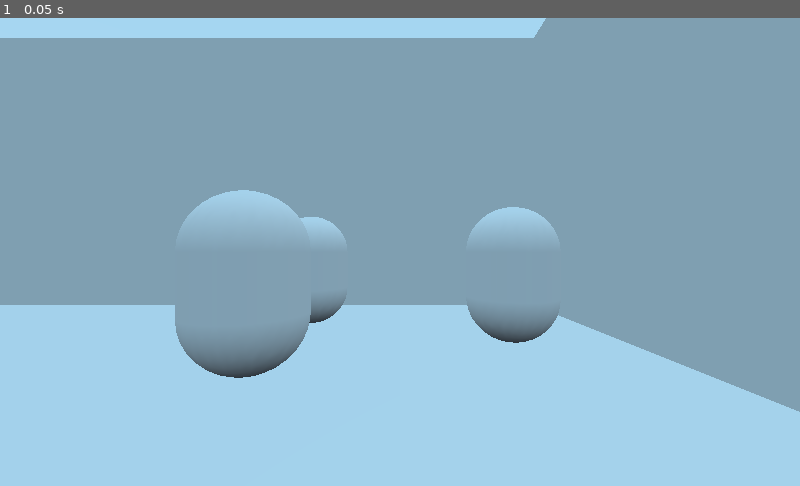
Above: before the commit, frame 1.
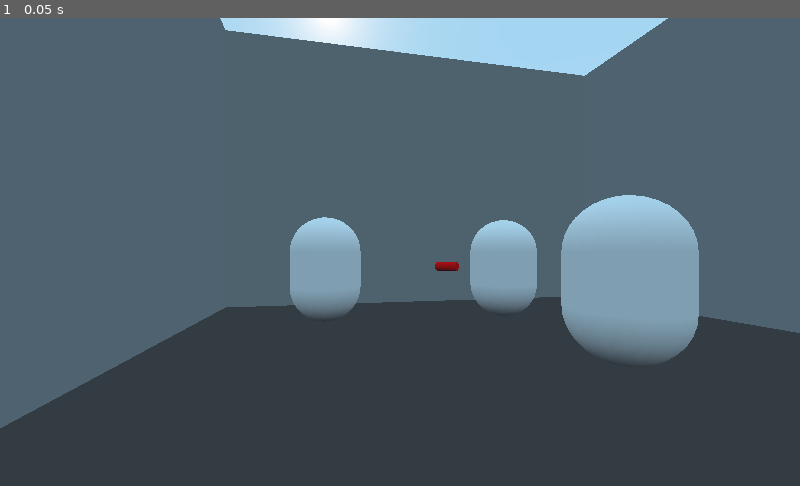
Above: after the commit, the same moment.

Repository: cullumi/One-Second-Speedster
Game: Godot game, scene res://Level 2/Level 2.tscn
Same seed, same stepped clock (60 frames per second), same inputs: the game is played once before the commit and once after it. This scene is started directly instead of the project's main scene.
Inputs:
- Up to frame 1 (0.05 s): no input

The runs differ from the first frame. In frame 1, 92% of the frame differs, in the area x 0-100%, y 0-100%.

Commit message:
Changes to Level 2 and 3
+ color changes to Level 2
+ Floating Bullet in Level 2
+ Added Landing Pad to Level 3
+ Removed Civilian in Danger from Level 3

Diff:
--- a/Level 2/Level 2.tscn
+++ b/Level 2/Level 2.tscn
@@ -1,6 +1,11 @@
-[gd_scene load_steps=7 format=2]
+[gd_scene load_steps=15 format=2]
+
+[ext_resource path="res://default_env.tres" type="Environment" id=1]
 
 [sub_resource type="PlaneMesh" id=1]
+
+[sub_resource type="SpatialMaterial" id=10]
+albedo_color = Color( 0.317647, 0.270588, 0.270588, 1 )
 
 [sub_resource type="ConcavePolygonShape" id=2]
 data = PoolVector3Array( 1, 0, 1, -1, 0, 1, 1, 0, -1, -1, 0, 1, -1, 0, -1, 1, 0, -1 )
@@ -15,12 +20,33 @@
 [sub_resource type="CubeMesh" id=6]
 size = Vector3( 5, 10, 20 )
 
+[sub_resource type="SpatialMaterial" id=12]
+albedo_color = Color( 0.623529, 0.623529, 0.623529, 1 )
+
+[sub_resource type="SpatialMaterial" id=11]
+albedo_color = Color( 0.623529, 0.623529, 0.623529, 1 )
+
+[sub_resource type="SpatialMaterial" id=13]
+albedo_color = Color( 0.623529, 0.623529, 0.623529, 1 )
+
+[sub_resource type="CylinderShape" id=7]
+radius = 0.1
+height = 0.5
+
+[sub_resource type="CylinderMesh" id=8]
+top_radius = 0.1
+bottom_radius = 0.1
+height = 0.5
+
+[sub_resource type="SpatialMaterial" id=9]
+albedo_color = Color( 1, 0, 0, 1 )
+
 [node name="Spatial" type="Spatial"]
 
 [node name="Ground" type="MeshInstance" parent="."]
 transform = Transform( 12.5, 0, 0, 0, 10, 0, 0, 0, 12.5, 2.5, 0, 2.5 )
 mesh = SubResource( 1 )
-material/0 = null
+material/0 = SubResource( 10 )
 
 [node name="StaticBody" type="StaticBody" parent="Ground"]
 
@@ -28,10 +54,11 @@
 shape = SubResource( 2 )
 
 [node name="Camera" type="Camera" parent="."]
-transform = Transform( -4.37114e-008, 0, 1, 0, 1, 0, -1, 0, -4.37114e-008, 7.5, 2, 0 )
+transform = Transform( 0.978148, 0, -0.207912, 0, 1, 0, 0.207912, 0, 0.978148, -1.35521, 2, 8.09643 )
+environment = ExtResource( 1 )
 
 [node name="Gunman" type="RigidBody" parent="."]
-transform = Transform( 1, 0, 0, 0, -4.37114e-008, -1, 0, 1, -4.37114e-008, -2, 1.5, 2.5 )
+transform = Transform( 1, 0, 0, 0, -4.37114e-008, -1, 0, 1, -4.37114e-008, 3.78397, 1.5, 3.09565 )
 
 [node name="CollisionShape" type="CollisionShape" parent="Gunman"]
 shape = SubResource( 3 )
@@ -41,7 +68,7 @@
 material/0 = null
 
 [node name="Gunman2" type="RigidBody" parent="."]
-transform = Transform( 1, 0, 0, 0, -4.37114e-008, -1, 0, 1, -4.37114e-008, 2, 1.5, 2.5 )
+transform = Transform( 1, 0, 0, 0, -4.37114e-008, -1, 0, 1, -4.37114e-008, 4.012, 1.5, -1.55336 )
 
 [node name="CollisionShape" type="CollisionShape" parent="Gunman2"]
 shape = SubResource( 3 )
@@ -51,7 +78,7 @@
 material/0 = null
 
 [node name="Civilian" type="RigidBody" parent="."]
-transform = Transform( 1, 0, 0, 0, -4.37114e-008, -1, 0, 1, -4.37114e-008, 0, 1.5, -2.5 )
+transform = Transform( 1, 0, 0, 0, -4.37114e-008, -1, 0, 1, -4.37114e-008, -1.44227, 1.5, -1.84074 )
 
 [node name="CollisionShape" type="CollisionShape" parent="Civilian"]
 shape = SubResource( 3 )
@@ -68,7 +95,7 @@
 
 [node name="MeshInstance" type="MeshInstance" parent="StaticBody"]
 mesh = SubResource( 6 )
-material/0 = null
+material/0 = SubResource( 12 )
 
 [node name="StaticBody2" type="StaticBody" parent="."]
 transform = Transform( 1, 0, 0, 0, 1, 0, 0, 0, 1, 12.5, 5, 0 )
@@ -78,7 +105,7 @@
 
 [node name="MeshInstance" type="MeshInstance" parent="StaticBody2"]
 mesh = SubResource( 6 )
-material/0 = null
+material/0 = SubResource( 11 )
 
 [node name="StaticBody3" type="StaticBody" parent="."]
 transform = Transform( -4.37114e-008, 0, 1, 0, 1, 0, -1, 0, -4.37114e-008, 0, 5, -7.5 )
@@ -88,4 +115,15 @@
 
 [node name="MeshInstance" type="MeshInstance" parent="StaticBody3"]
 mesh = SubResource( 6 )
-material/0 = null
+material/0 = SubResource( 13 )
+
+[node name="RigidBody" type="RigidBody" parent="."]
+transform = Transform( -3.09086e-008, -0.707107, -0.707107, 1, -4.37114e-008, 0, -3.09086e-008, -0.707107, 0.707107, 1.27024, 1.67069, 0.877481 )
+gravity_scale = 0.0
+
+[node name="CollisionShape" type="CollisionShape" parent="RigidBody"]
+shape = SubResource( 7 )
+
+[node name="MeshInstance" type="MeshInstance" parent="RigidBody"]
+mesh = SubResource( 8 )
+material/0 = SubResource( 9 )
--- a/Level 2/lvl2_env.tres
+++ b/Level 2/lvl2_env.tres
@@ -1,10 +1,11 @@
 [gd_resource type="Environment" load_steps=2 format=2]
 
 [sub_resource type="ProceduralSky" id=1]
-sky_top_color = Color( 0, 0, 0, 1 )
+sky_top_color = Color( 0.203922, 0.243137, 0.27451, 1 )
 sky_horizon_color = Color( 0.0470588, 0.0745098, 0.0745098, 1 )
 ground_bottom_color = Color( 0.152941, 0.152941, 0.152941, 1 )
 ground_horizon_color = Color( 0.207843, 0.207843, 0.207843, 1 )
+sun_color = Color( 0, 0, 0, 1 )
 
 [resource]
 background_mode = 2
--- a/Level 3/Level 3.tscn
+++ b/Level 3/Level 3.tscn
@@ -21,6 +21,15 @@
 [sub_resource type="CubeMesh" id=8]
 size = Vector3( 5, 10, 20 )
 
+[sub_resource type="CylinderShape" id=9]
+radius = 3.0
+height = 1.0
+
+[sub_resource type="CylinderMesh" id=10]
+top_radius = 3.0
+bottom_radius = 3.0
+height = 1.0
+
 [node name="Spatial" type="Spatial"]
 
 [node name="Ground" type="MeshInstance" parent="."]
@@ -36,25 +45,14 @@
 [node name="Camera" type="Camera" parent="."]
 transform = Transform( -0.422618, -0.309976, 0.851651, 0, 0.939693, 0.34202, -0.906308, 0.144544, -0.397131, 16, 12, -7.5 )
 
-[node name="Jumper" type="RigidBody" parent="."]
+[node name="Falling Civilian" type="RigidBody" parent="."]
+editor/display_folded = true
 transform = Transform( 0.707107, -1.28028e-008, -0.707107, -0.707107, -3.09086e-008, -0.707107, -1.28028e-008, 1, -3.09086e-008, -1.5, 12, 0 )
-gravity_scale = 0.0
 
-[node name="CollisionShape" type="CollisionShape" parent="Jumper"]
+[node name="CollisionShape" type="CollisionShape" parent="Falling Civilian"]
 shape = SubResource( 3 )
 
-[node name="MeshInstance" type="MeshInstance" parent="Jumper"]
-mesh = SubResource( 4 )
-material/0 = null
-
-[node name="Civilian In Danger" type="RigidBody" parent="."]
-editor/display_folded = true
-transform = Transform( 1, 0, 0, 0, -4.37114e-008, -1, 0, 1, -4.37114e-008, -2, 1.5, 0 )
-
-[node name="CollisionShape" type="CollisionShape" parent="Civilian In Danger"]
-shape = SubResource( 3 )
-
-[node name="MeshInstance" type="MeshInstance" parent="Civilian In Danger"]
+[node name="MeshInstance" type="MeshInstance" parent="Falling Civilian"]
 mesh = SubResource( 4 )
 material/0 = null
 
@@ -110,3 +108,13 @@
 [node name="MeshInstance" type="MeshInstance" parent="StaticBody2"]
 mesh = SubResource( 8 )
 material/0 = null
+
+[node name="StaticBody3" type="StaticBody" parent="."]
+transform = Transform( 1, 0, 0, 0, 1, 0, 0, 0, 1, 4, 0.5, 0 )
+
+[node name="CollisionShape" type="CollisionShape" parent="StaticBody3"]
+shape = SubResource( 9 )
+
+[node name="MeshInstance" type="MeshInstance" parent="StaticBody3"]
+mesh = SubResource( 10 )
+material/0 = null
Not shown: 1 places in Level 3/Level 3.tscn that only renumber resources
